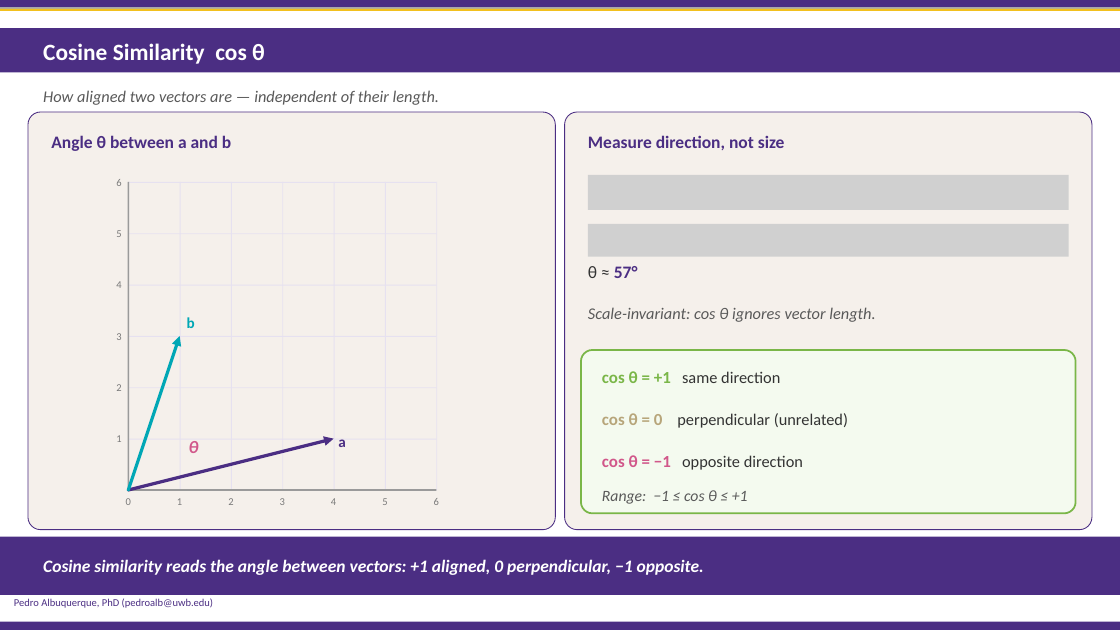
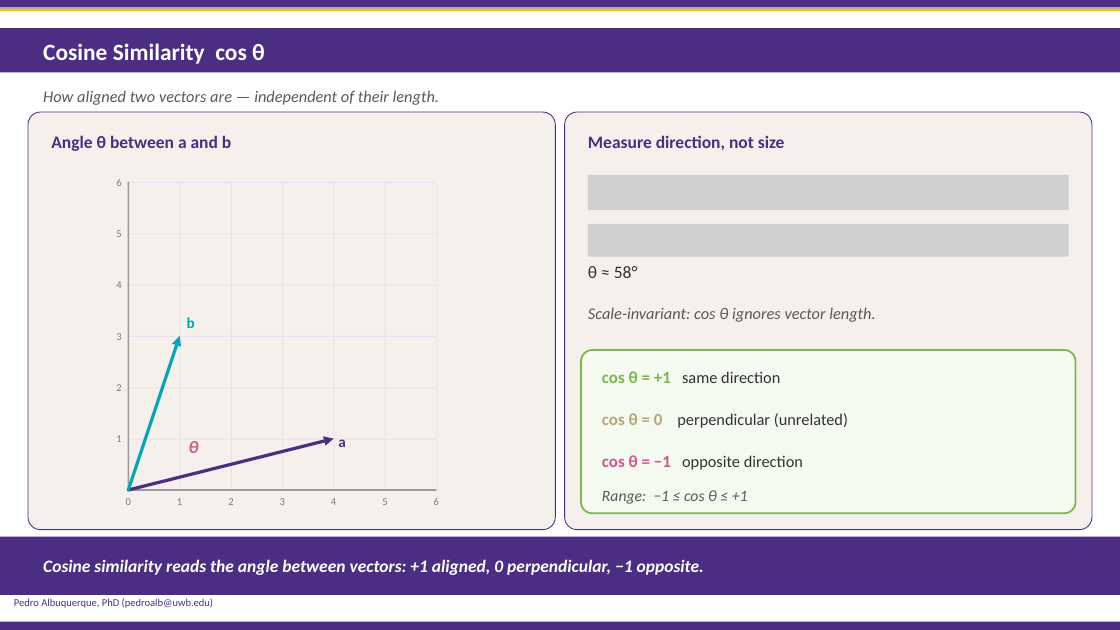
Before and after one commit to PedroBSB/BDATA412, a slide deck: slide 158 of 01 - Advanced Data Visualization.pptx. Drawn at 1120x630 pixels with LibreOffice and Linux fonts; fonts in the diff are those of the drawing; grey boxes stand for pictures; background and template pictures are left out. Boxes give left, top, right and bottom in pixels: in the first picture for what was removed or moved away, otherwise in the second. Text is boxed around its words. In the diff, an @@ line names an element or a change of style, - is before the commit and + after.

```diff
--- a/01 - Advanced Data Visualization.pptx
+++ b/01 - Advanced Data Visualization.pptx
@@ text at (588,266,638,278): text changed; text colour #4B2E83 to #333333; bold off @@
-θ ≈ 57°
+θ ≈ 58°
```
Also in this commit, not shown: 19 other slides changed.
